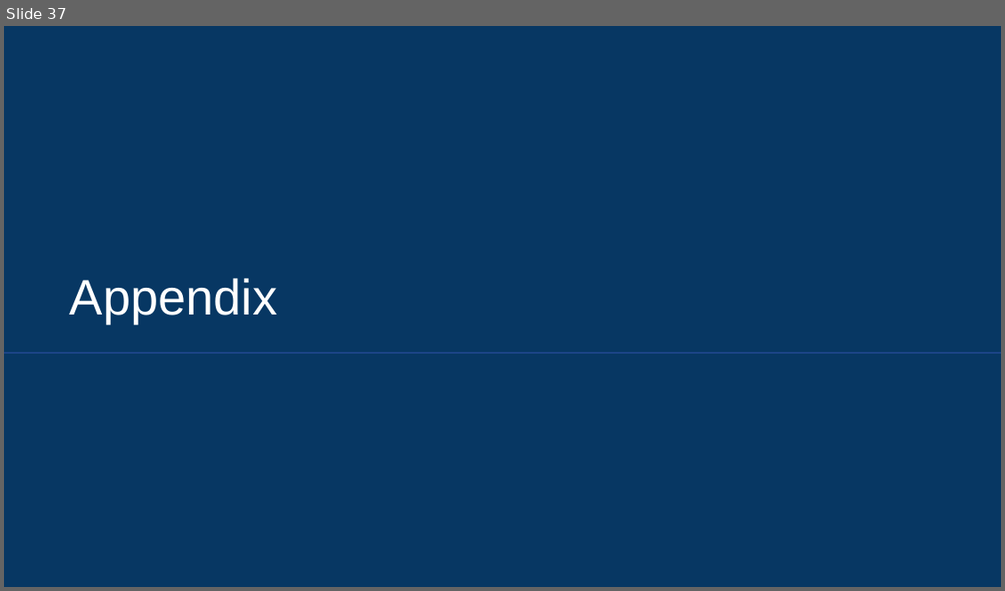
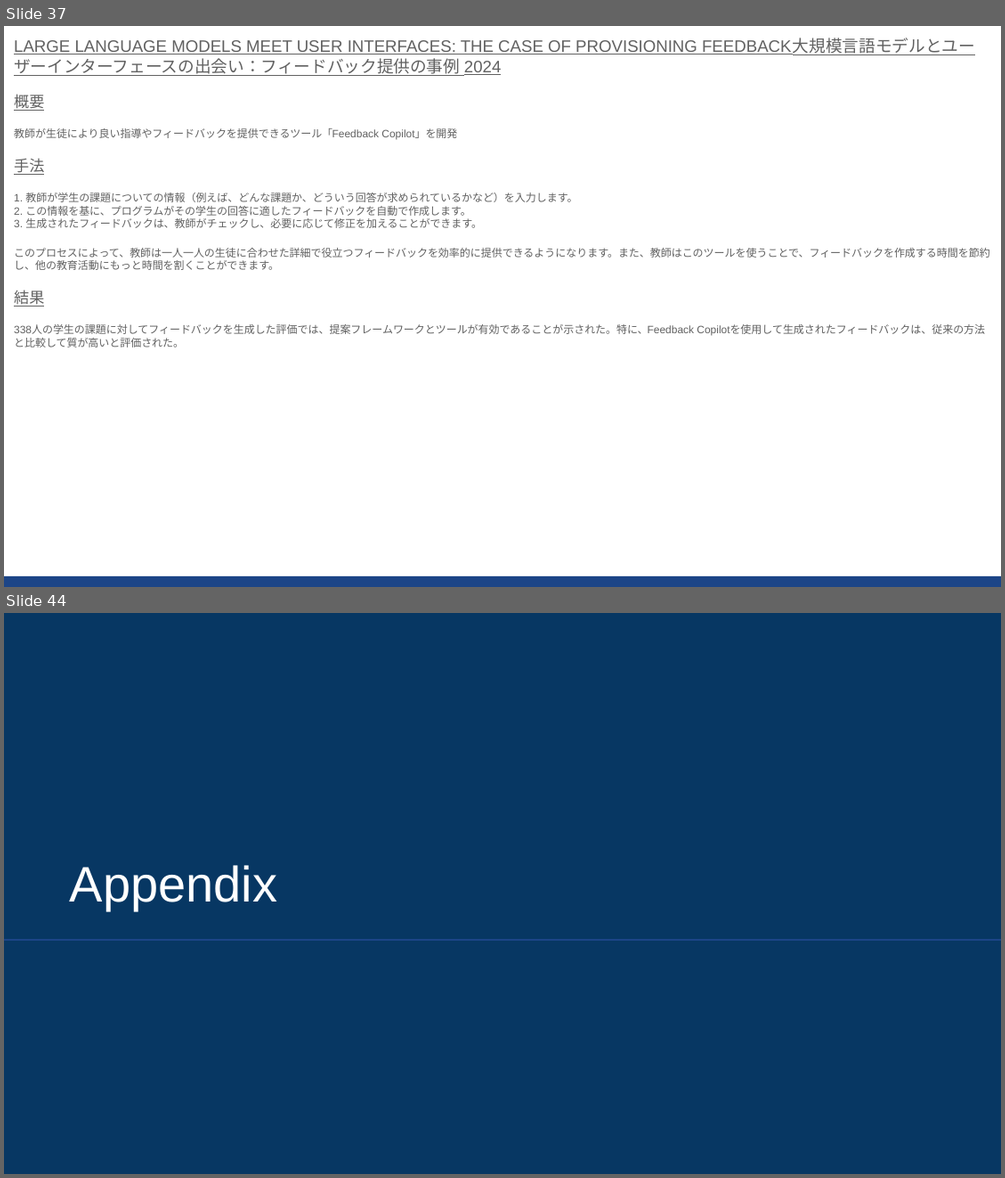
Before and after one commit to sekihan02/code_sundbox, a slide deck: 2024_LLM論文要約_4.pptx. Shown one above the other, each under a label of ours: slide 37 before the commit, slides 37 and 44 after it; the slides between them are not shown. The pictures are 1005x591 and 1005x1178 pixels, drawn with LibreOffice and Linux fonts; fonts in the diff are those of the drawing. Boxes give left, top, right and bottom in pixels: in the first picture for what was removed or moved away, otherwise in the second. Text is boxed around its words. In the diff, an @@ line names an element or a change of style, - is before the commit and + after.

```diff
--- a/2024_LLM論文要約_4.pptx
+++ b/2024_LLM論文要約_4.pptx
@@ slide 37 added at (x1=4, y1=26, x2=1001, y2=587), background #FFFFFF @@
@@ text added at (x1=14, y1=40, x2=990, y2=347), 7.6 pt, text #616161 @@
+LARGE LANGUAGE MODELS MEET USER INTERFACES: THE CASE OF PROVISIONING FEEDBACK大規模言語モデルとユーザーインターフェースの出会い：フィードバック提供の事例 2024
+概要
+教師が生徒により良い指導やフィードバックを提供できるツール「Feedback Copilot」を開発
+手法
+1. 教師が学生の課題についての情報（例えば、どんな課題か、どういう回答が求められているかなど）を入力します。
+2. この情報を基に、プログラムがその学生の回答に適したフィードバックを自動で作成します。
+3. 生成されたフィードバックは、教師がチェックし、必要に応じて修正を加えることができます。
+このプロセスによって、教師は一人一人の生徒に合わせた詳細で役立つフィードバックを効率的に提供できるようになります。また、教師はこのツールを使うことで、フィードバックを作成する時間を節約し、他の教育活動にもっと時間を割くことができます。
+結果
+338人の学生の課題に対してフィードバックを生成した評価では、提案フレームワークとツールが有効であることが示された。特に、Feedback Copilotを使用して生成されたフィードバックは、従来の方法と比較して質が高いと評価された。
@@ rectangle added at (x1=4, y1=576, x2=1001, y2=587), fill #1C4587 @@
@@ what was slide 37 is now slide 44 @@
```
Also in this commit, not shown: 6 other slides added, 21 other files.
